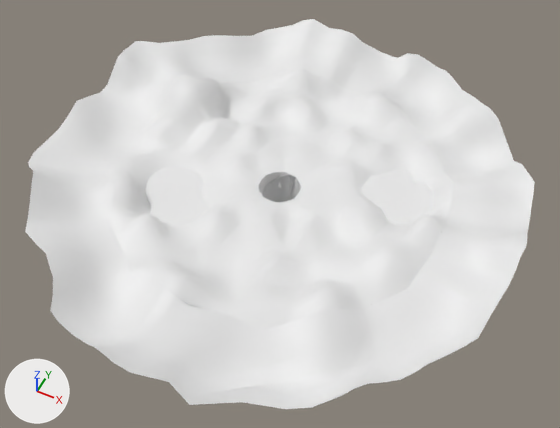
Two versions of the FBX model Assets/LethalCompany/Mods/Cesspool/Models/Sewers.fbx, one commit apart.
Camera for both pictures: a 50 mm camera at (5.22, -10.41, 12.15) aimed at (0.2, -0.38, -0.4). Every picture has the same lights, and +X, +Y and +Z are marked at lower left. Objects named as collision shapes, trigger or cutter boxes, shadow casters or lower levels of detail are left out. Where no turn or scale is listed for an object, it has been applied to the vertices.

Names of what the first picture shows: 'Distance', 'Ponds', 'Terrain', 'Well'.
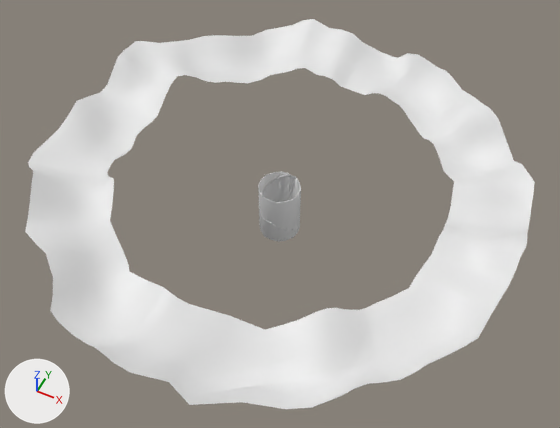
The change in detail:
Object 'Terrain' (ob_terrain) is deleted.
Object 'Ponds' (ob_ponds) is deleted.

Pixel boxes [x1, y1, x2, y2] of what changed, in the pictures (560 x 428 px):
'Terrain', deleted
    before: [107, 68, 454, 330]
'Ponds', deleted
    before: [145, 167, 433, 227]
'Well', unchanged, uncovered by the edit
    before: [258, 171, 301, 203]
    after: [258, 171, 301, 242]
